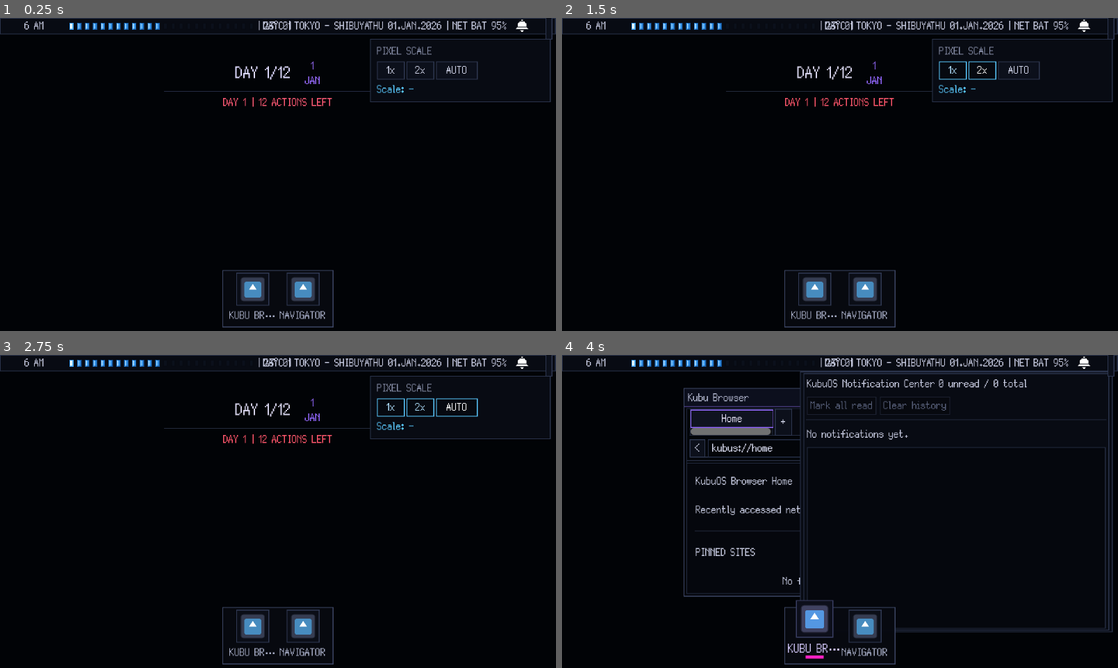
Above: before the commit, frames 1-4 (two rows, left to right).
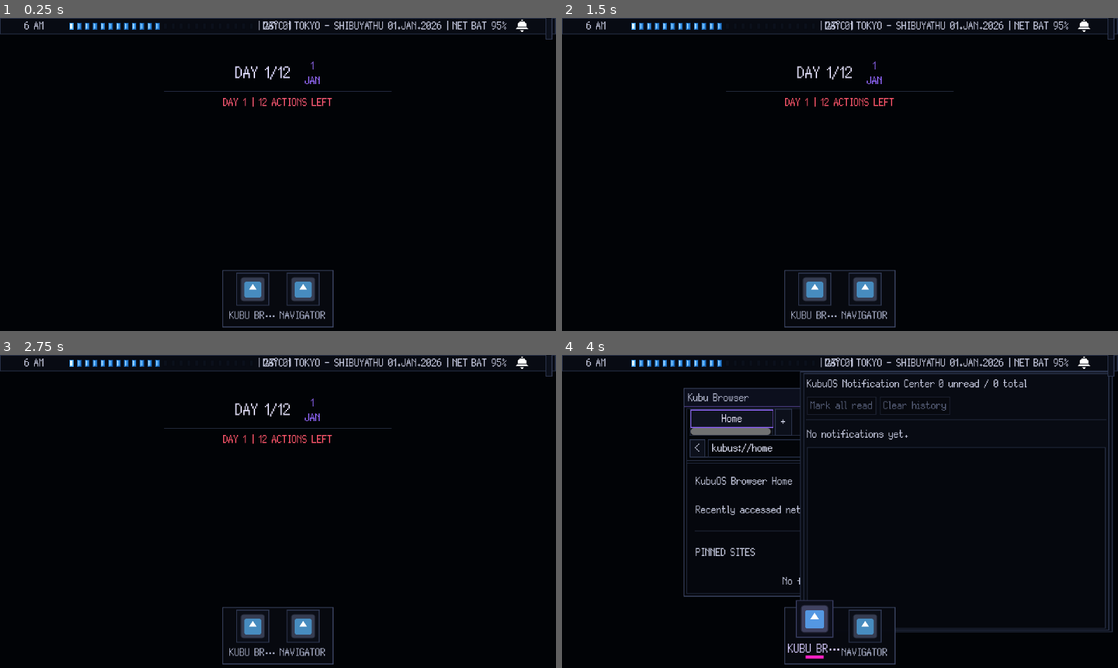
Above: after the commit, the same moments.

Repository: GYU-GAZE/NULL-NETWORK
Game: Godot game, scene res://core/main.tscn
Two runs of this game, one before a commit and one after it. Both use one fixed random seed, a clock stepped at 60 frames per second and the inputs below. The engine's default icon, where the game draws it, is replaced by a stand-in: a white triangle on a blue panel in a dark square.
Inputs (mouse positions are in pixels of both pictures, inside the frame that each line leads up to):
- Up to frame 1 (0.25 s): no input
- Up to frame 2 (1.5 s): click (951, 71) at 0.5 s, where only the run before the commit has a clickable "1x"; click (984, 71) at 1.25 s, where only the run before the commit has a clickable "2x"
- Up to frame 3 (2.75 s): click (455, 408) at 2 s, where only the run before the commit has a clickable "AUTO"
- Up to frame 4 (4 s): click (1084, 361) at 2.75 s; click (812, 627) at 3.52 s

The runs differ from the first frame. In frame 1, 0.7% of the frame differs, in the area x 66-100%, y 6-27%; in frame 2, 0.7%; in frame 3, 0.7%; in frame 4, nothing differs.

Commit message:
refactor: remove obsolete pixel scale controls from desktop scene

Diff:
--- a/systems/desktop/desktop.tscn
+++ b/systems/desktop/desktop.tscn
@@ -106,65 +106,3 @@
 layout_mode = 2
 size_flags_vertical = 0
 text = "Debug: Passar tempo"
-
-[node name="DisplayScalePanel" type="PanelContainer" parent="." unique_id=749841381]
-unique_name_in_owner = true
-layout_mode = 1
-anchors_preset = 1
-anchor_left = 1.0
-anchor_right = 1.0
-offset_left = -214.0
-offset_top = 24.0
-offset_right = -6.0
-offset_bottom = 94.0
-grow_horizontal = 0
-
-[node name="ScaleMargin" type="MarginContainer" parent="DisplayScalePanel" unique_id=1874318105]
-layout_mode = 2
-theme_override_constants/margin_left = 4
-theme_override_constants/margin_top = 2
-theme_override_constants/margin_right = 4
-theme_override_constants/margin_bottom = 2
-
-[node name="ScaleVBox" type="VBoxContainer" parent="DisplayScalePanel/ScaleMargin" unique_id=1414320017]
-layout_mode = 2
-theme_override_constants/separation = 1
-
-[node name="ScaleTitleLabel" type="Label" parent="DisplayScalePanel/ScaleMargin/ScaleVBox" unique_id=501231794]
-layout_mode = 2
-theme_override_colors/font_color = Color(0.537255, 0.564706, 0.662745, 1)
-text = "PIXEL SCALE"
-
-[node name="ScaleButtonsHBox" type="HBoxContainer" parent="DisplayScalePanel/ScaleMargin/ScaleVBox" unique_id=246388107]
-layout_mode = 2
-theme_override_constants/separation = 2
-
-[node name="Scale1xButton" type="Button" parent="DisplayScalePanel/ScaleMargin/ScaleVBox/ScaleButtonsHBox" unique_id=1717657694]
-unique_name_in_owner = true
-custom_minimum_size = Vector2(32, 18)
-layout_mode = 2
-focus_mode = 0
-toggle_mode = true
-text = "1x"
-
-[node name="Scale2xButton" type="Button" parent="DisplayScalePanel/ScaleMargin/ScaleVBox/ScaleButtonsHBox" unique_id=1224184622]
-unique_name_in_owner = true
-custom_minimum_size = Vector2(32, 18)
-layout_mode = 2
-focus_mode = 0
-toggle_mode = true
-text = "2x"
-
-[node name="ScaleAutoButton" type="Button" parent="DisplayScalePanel/ScaleMargin/ScaleVBox/ScaleButtonsHBox" unique_id=782420629]
-unique_name_in_owner = true
-custom_minimum_size = Vector2(48, 18)
-layout_mode = 2
-focus_mode = 0
-toggle_mode = true
-text = "AUTO"
-
-[node name="ScaleStatusLabel" type="Label" parent="DisplayScalePanel/ScaleMargin/ScaleVBox" unique_id=1404678576]
-unique_name_in_owner = true
-layout_mode = 2
-theme_override_colors/font_color = Color(0.352941, 0.788235, 1, 1)
-text = "Scale: -"
